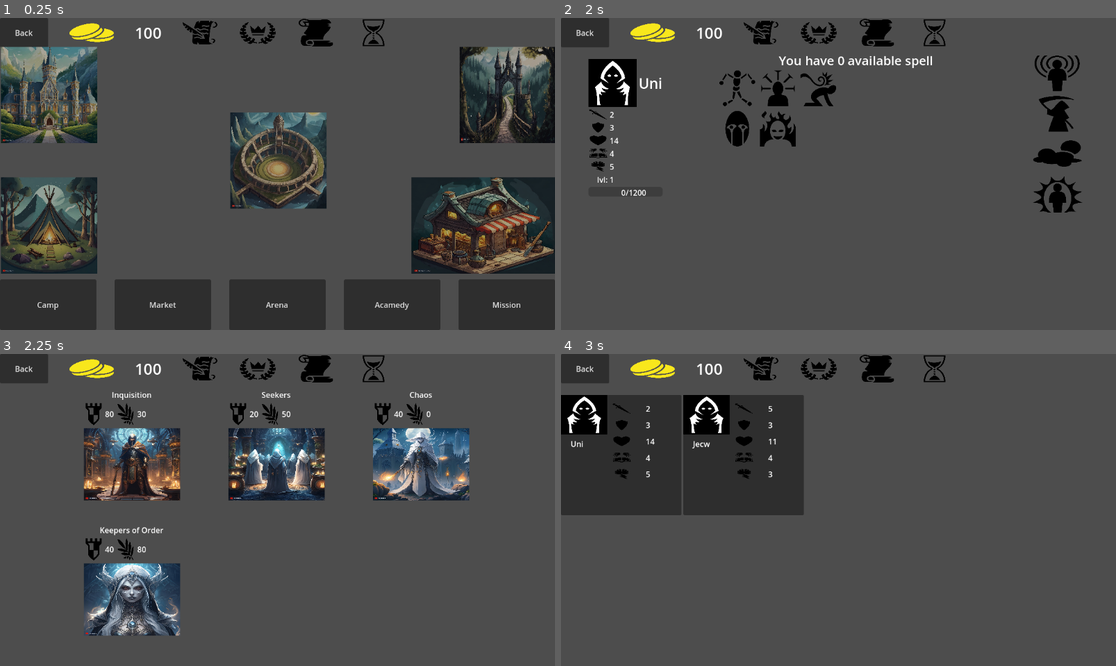
Above: before the commit, frames 1-4 (two rows, left to right).
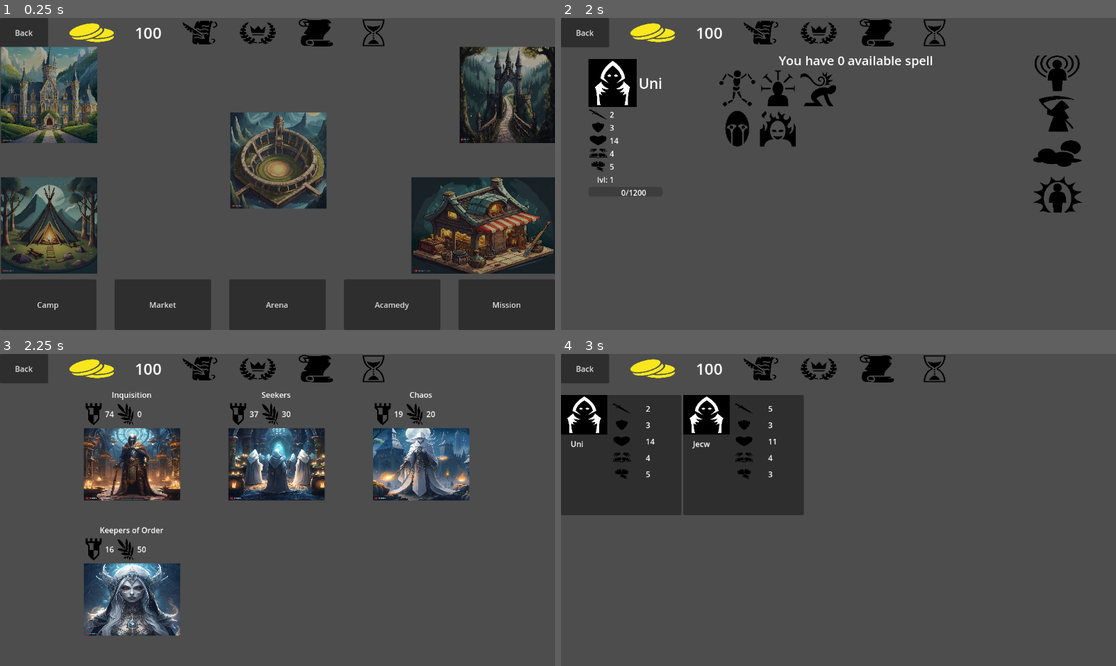
Above: after the commit, the same moments.

Repository: ualisars/ManagementPrototype
Game: Godot game, scene res://Interface/General/player_interface.tscn
The game is run twice, just before and just after one commit, with the same random seed, the same clock (stepped at 60 frames per second) and the same inputs.
Inputs (mouse positions are in pixels of both pictures, inside the frame that each line leads up to):
- Up to frame 1 (0.25 s): no input
- Up to frame 2 (2 s): click "Camp" at 0.5 s; move the mouse to (622, 117) at 1.27 s; press the mouse at (622, 117) at 1.28 s
- Up to frame 3 (2.25 s): tap Enter at 2 s; move the mouse to (255, 369) at 2.02 s; release the mouse at (255, 369) at 2.03 s; click (255, 369) at 2.1 s
- Up to frame 4 (3 s): click "Back" at 2.75 s

Frames 1-2 are identical in both runs. In frame 3, 0.1% of the frame differs, in the area x 18-79%, y 18-64%; in frame 4, nothing differs.

Commit message:
add random power and relationship

Diff:
--- a/World/fraction_manager.gd
+++ b/World/fraction_manager.gd
@@ -12,17 +12,39 @@
 
 
 func init_franctions() -> void:
+	var relationships = [0, 30, 40, 80, 20, 50]
+
 	keepers = Fraction.new()
-	keepers.init("Keepers of Order", 40, 20, 80)
+	keepers.init(
+		"Keepers of Order",
+		randi_range(10, 90),
+		20,
+		relationships.pop_at(randi_range(0, relationships.size() - 1))
+	)
 
 	chaos = Fraction.new()
-	chaos.init("Chaos", 40, 10, 0)
+	chaos.init(
+		"Chaos",
+		randi_range(10, 90),
+		10,
+		relationships.pop_at(randi_range(0, relationships.size() - 1))
+	)
 
 	seekers = Fraction.new()
-	seekers.init("Seekers", 20, 10, 50)
+	seekers.init(
+		"Seekers",
+		randi_range(10, 90),
+		10,
+		relationships.pop_at(randi_range(0, relationships.size() - 1))
+	)
 
 	inquisition = Fraction.new()
-	inquisition.init("Inquisition", 80, 80, 30)
+	inquisition.init(
+		"Inquisition",
+		randi_range(10, 90),
+		80,
+		relationships.pop_at(randi_range(0, relationships.size() - 1))
+	)
 
 	fractions.append(keepers)
 	fractions.append(chaos)
